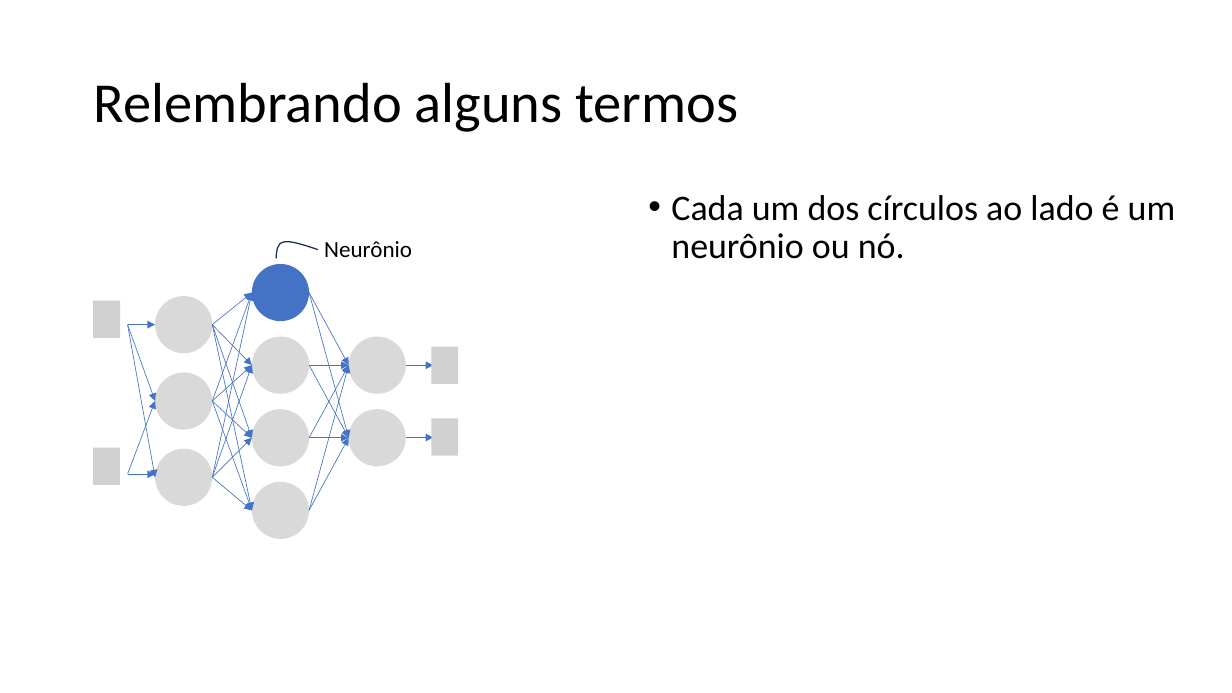
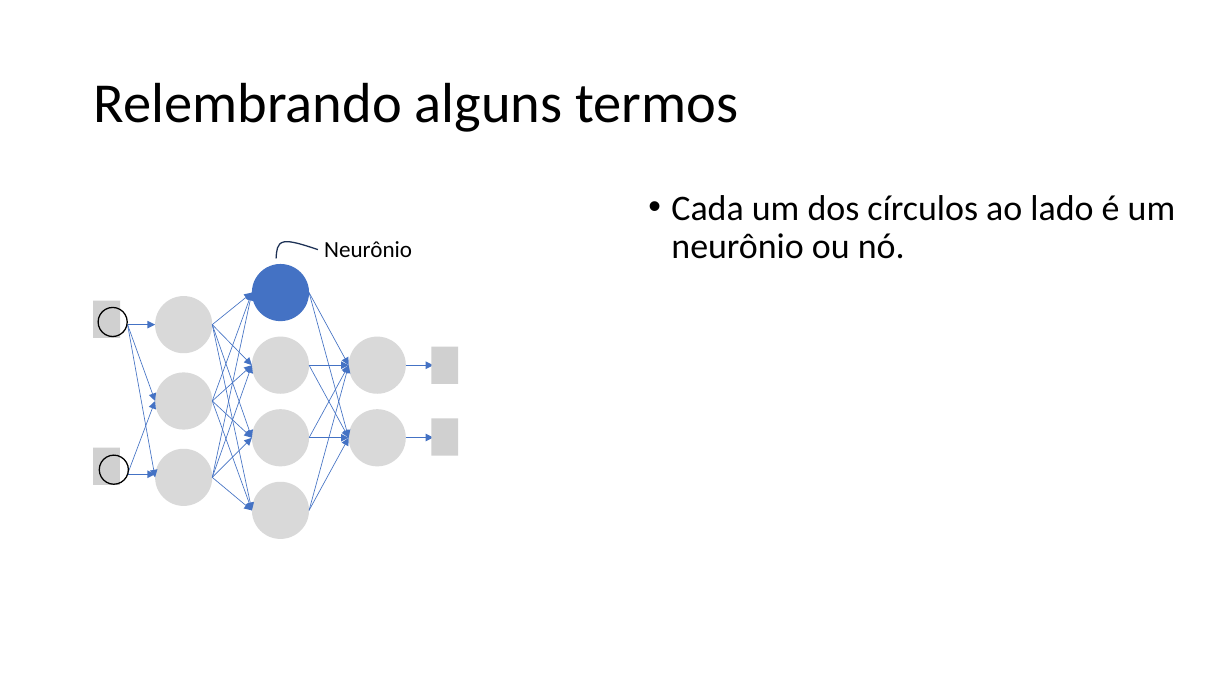
Before and after one commit to zz4fap/tp557-iot-ml, a slide deck: slide 8 of slides/TP557_7_Regressão_com_DNNs_parte_I.pptx. Drawn at 1232x693 pixels with LibreOffice and Linux fonts; fonts in the diff are those of the drawing; grey boxes stand for pictures. Boxes give left, top, right and bottom in pixels: in the first picture for what was removed or moved away, otherwise in the second. Text is boxed around its words. In the diff, an @@ line names an element or a change of style, - is before the commit and + after.

```diff
--- a/slides/TP557_7_Regressão_com_DNNs_parte_I.pptx
+++ b/slides/TP557_7_Regressão_com_DNNs_parte_I.pptx
@@ ellipse added at box(98, 308, 127, 336), outline #000000 1 pt @@
@@ ellipse added at box(99, 456, 128, 484), outline #000000 1 pt @@
```
Also in this commit, not shown: 4 other slides changed, 2 other files.
